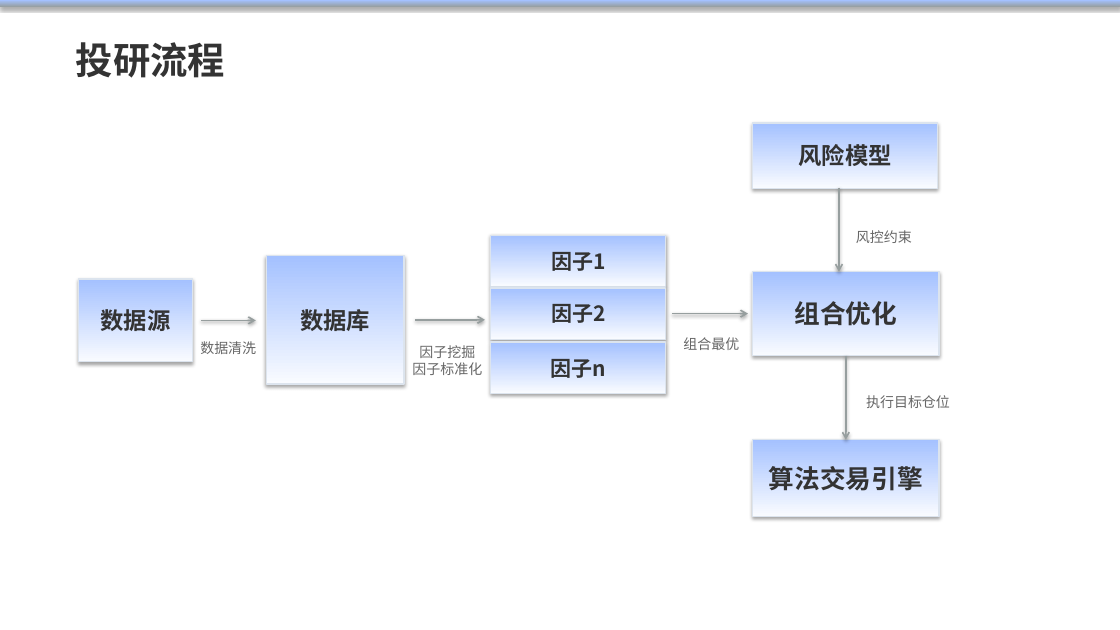
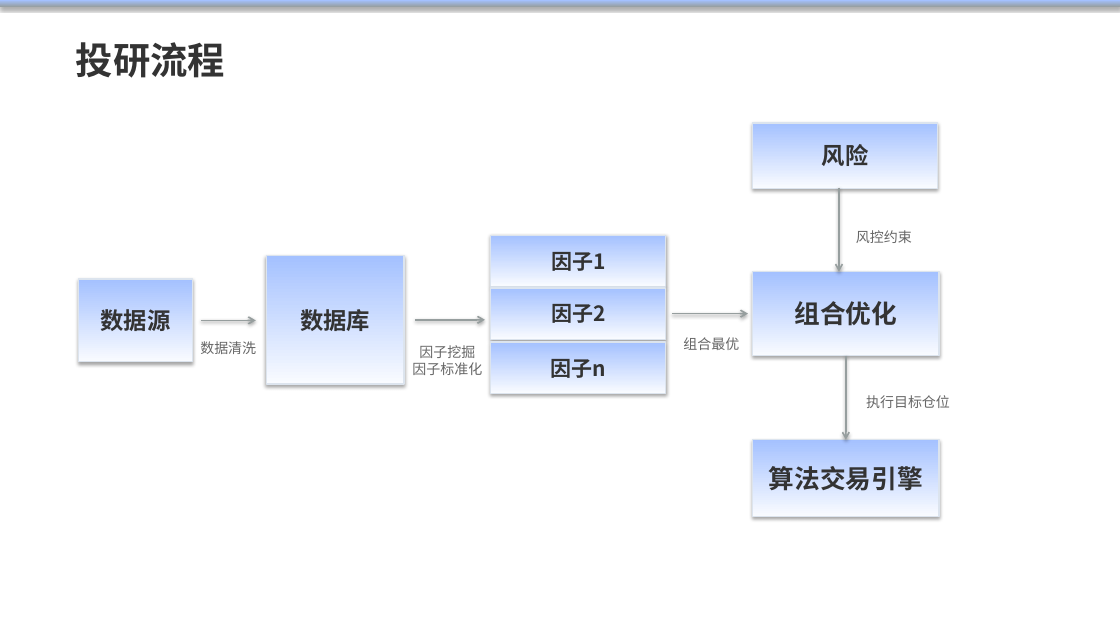
Before and after one commit to KevinSherry2016/CTA, a slide deck: slide 2 of CTA投研框架.pptx. Drawn at 1120x630 pixels with LibreOffice and Linux fonts; fonts in the diff are those of the drawing. Boxes give left, top, right and bottom in pixels: in the first picture for what was removed or moved away, otherwise in the second. Text is boxed around its words. In the diff, an @@ line names an element or a change of style, - is before the commit and + after.

Commit message:
update ppt

```diff
--- a/CTA投研框架.pptx
+++ b/CTA投研框架.pptx
@@ text in rectangle at box(822, 144, 869, 166): text changed @@
-风险模型
+风险
```
